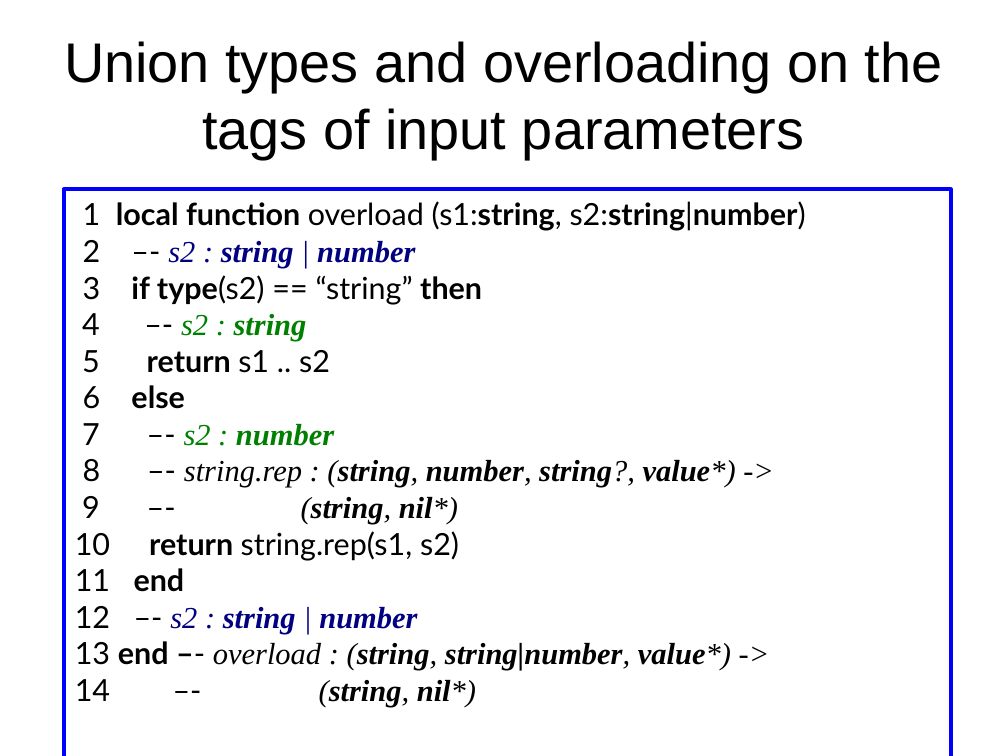
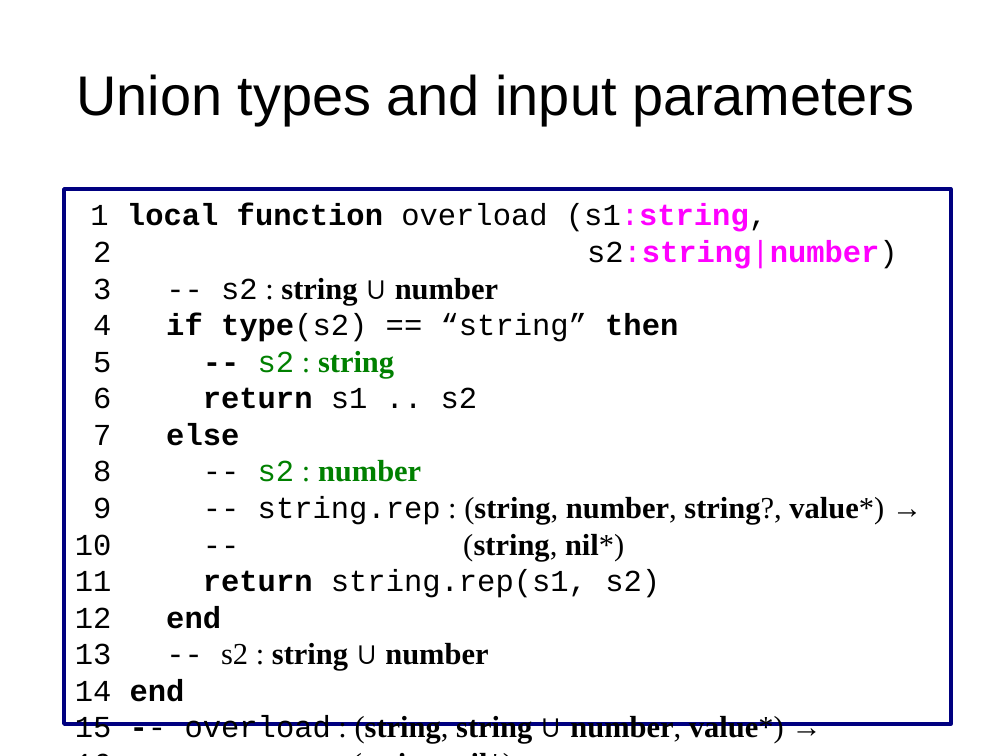
Before and after one commit to andremm/typedlua, a slide deck: slide 25 of doc/slides/dyla2014.odp (slide 14 before the commit). Drawn at 1008x756 pixels with LibreOffice and Linux fonts; fonts in the diff are those of the drawing. Boxes give left, top, right and bottom in pixels: in the first picture for what was removed or moved away, otherwise in the second. Text is boxed around its words. In the diff, an @@ line names an element or a change of style, - is before the commit and + after.

```diff
--- a/doc/slides/dyla2014.odp
+++ b/doc/slides/dyla2014.odp
@@ title at [76, 74, 914, 125]: text changed @@
-Union types and overloading on the tags of input parameters
+Union types and input parameters
@@ rectangle "1 local function overload (s1:string,": place and size @@
-rectangle "1 local function overload (s1:string," at [64, 189, 951, 756]
+rectangle "1 local function overload (s1:string," at [64, 189, 951, 724]
@@ rectangle "1 local function overload (s1:string," at [64, 189, 951, 724]: outline #0000FF 2.89 pt to #000080 2.89 pt @@
@@ text in rectangle at [75, 204, 898, 744]: text changed; font Times New Roman to Courier New; italic off @@
-1 local function overload (s1:string, s2:string|number)
-2 –- s2 : string | number
-3 if type(s2) == “string” then
-4 –- s2 : string
-5 return s1 .. s2
-6 else
-7 –- s2 : number
-8 –- string.rep : (string, number, string?, value*) ->
-9 –- (string, nil*)
-10 return string.rep(s1, s2)
-11 end
-12 –- s2 : string | number
-13 end –- overload : (string, string|number, value*) ->
-14 –- (string, nil*)
+1 local function overload (s1:string,
+2 s2:string|number)
+3 -- s2 : string ∪ number
+4 if type(s2) == “string” then
+5 -- s2 : string
+6 return s1 .. s2
+7 else
+8 -- s2 : number
+9 -- string.rep : (string, number, string?, value*) →
+10 -- (string, nil*)
+11 return string.rep(s1, s2)
+12 end
+13 -- s2 : string ∪ number
+14 end
+15 -- overload : (string, string ∪ number, value*) →
+16 -- (string, nil*)
```
Also in this commit, not shown: 31 other slides changed, 3 slides added, 5 slides removed.
